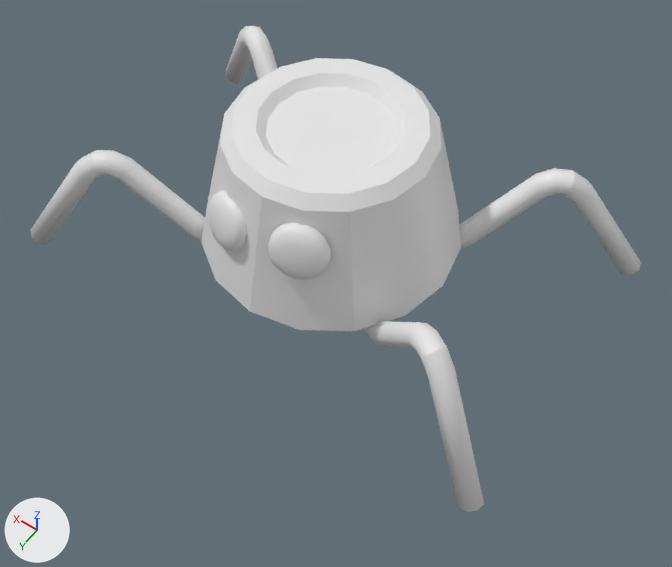
Before and after pictures for a commit that changed the FBX model Assets/carb.fbx.
One viewpoint serves both versions: a 50 mm lens placed at (-0.281, 0.387, 0.53), pointed at (-0.03, 0.036, -0.023). The lights are fixed; the arrows at lower left show +X, +Y and +Z. Where no turn or scale is listed for an object, it has been applied to the vertices.

In view in the first picture: 'back in L', 'back in R', 'back out L', 'back out R', 'body', 'eye L', 'eye R', 'front in L', 'front in R', 'front out L', 'front out R'.
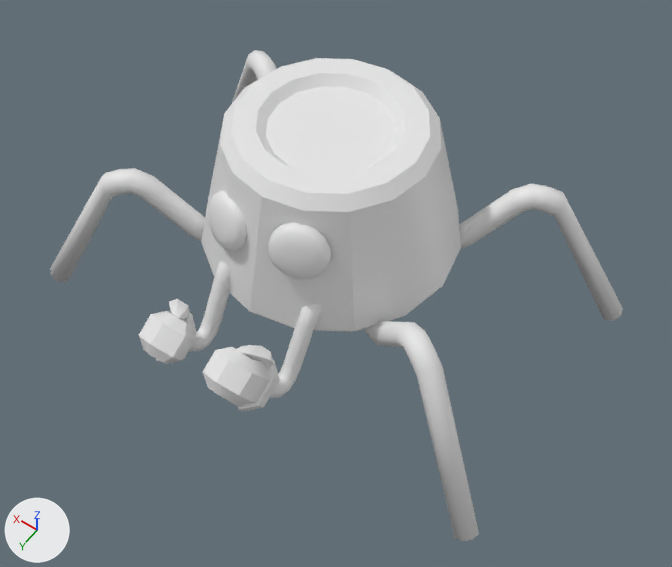
Diff of the bpy script that builds the scene:
```diff
--- a/Assets/carb.fbx.py
+++ b/Assets/carb.fbx.py
@@ me_cylinder_018 @@
-me_cylinder_018.from_pydata(...)  # 79 vertices, 72 faces; spans x -0.0338..0.0568, y -0.0233..0.0379, z -0.0213..0.0662
+me_cylinder_018.from_pydata(...)  # 88 vertices, 88 faces; spans x -0.0338..0.1168, y -0.0233..0.0662, z -0.09..0.0493
+# me_cylinder_018 part 1
+# 8 vertices are removed from x 0.0465..0.0568, y 0.0218..0.0379, z 0.0479..0.0654
+# 8 faces are deleted
+# 24 vertices move from x 0.0286..0.0522, y 0.0124..0.0355, z 0.0445..0.0662 to x 0.0165..0.0442, y 0.0055..0.0308, z 0.0276..0.0493
+# 17 vertices are added at x 0.0443..0.1168, y 0.0207..0.0662, z -0.09..0.0425
+# 24 new faces join them
@@ ob_back_in_r @@
-ob_back_in_r = bpy.data.objects.new('back in R', me_cylinder_019)
@@ ob_front_out_r @@
-ob_front_out_r = bpy.data.objects.new('front out R', me_cylinder_014)
@@ ob_back_out_r @@
-ob_back_out_r = bpy.data.objects.new('back out R', me_cylinder_015)
@@ ob_front_in_l @@
-ob_front_in_l = bpy.data.objects.new('front in L', me_cylinder_013)
@@ ob_back_out_l @@
-ob_back_out_l = bpy.data.objects.new('back out L', me_cylinder_016)
@@ ob_front_out_l @@
-ob_front_out_l = bpy.data.objects.new('front out L', me_cylinder_017)
@@ ob_back_in_l @@
-ob_back_in_l = bpy.data.objects.new('back in L', me_cylinder_020)
@@ ob_front_in_r_002 @@
+ob_front_in_r_002 = bpy.data.objects.new('front in R.002', me_cylinder_009)  # 88 vertices, 88 faces; spans x -0.301..-0.15, y -0.187..-0.098, z -0.09..0.049
+ob_front_in_r_002.location = (0.0921, 0.0604, -0.0084)
@@ ob_front_in_r_001 @@
+ob_front_in_r_001 = bpy.data.objects.new('front in R.001', me_cylinder_007)  # 88 vertices, 88 faces; spans x -0.034..0.117, y -0.187..-0.098, z -0.09..0.049
+ob_front_in_r_001.location = (0.0921, 0.0604, -0.0084)
@@ ob_left_arm @@
+ob_left_arm = bpy.data.objects.new('left arm', me_cylinder_005)  # 181 vertices, 173 faces; spans x -0.0459..-0.0099, y -0.0349..0.0627, z -0.0293..0.0478
+ob_left_arm.location = (-0.0065, 0.1119, -0.0203)
@@ ob_front_in_r_003 @@
+ob_front_in_r_003 = bpy.data.objects.new('front in R.003', me_cylinder_010)  # 88 vertices, 88 faces; spans x -0.301..-0.15, y -0.023..0.066, z -0.09..0.049
+ob_front_in_r_003.location = (0.0921, 0.0604, -0.0084)
@@ ob_right_arm @@
+ob_right_arm = bpy.data.objects.new('right arm', me_cylinder_006)  # 181 vertices, 173 faces; spans x 0.0127..0.0487, y -0.0318..0.0643, z -0.0293..0.0451
+ob_right_arm.location = (-0.0065, 0.1119, -0.0203)
```

Pixel boxes [x1, y1, x2, y2] of what changed, in the pictures (672 x 567 px):
'front in R.003', added: after [364, 321, 479, 541]
'front in R', reshaped (37% wider, 25% taller): before [92, 150, 205, 241]; after [50, 168, 205, 282]
'left arm', added: after [203, 304, 322, 411]
'front in R.002', added: after [459, 183, 623, 321]
'front out L', deleted: before [422, 347, 484, 512]
'right arm', added: after [139, 261, 230, 364]
'back in L', deleted: before [459, 168, 575, 248]
'back out L', deleted: before [565, 171, 641, 275]
'front out R', deleted: before [31, 150, 101, 244]
'front in L', deleted: before [364, 321, 447, 359]
'back in R', deleted: before [243, 26, 277, 79]
'front in R.001', added: after [232, 50, 277, 103]
'back out R', deleted: before [226, 26, 252, 83]
part 1 of me_cylinder_018, built on: before [92, 150, 155, 197]; after [50, 168, 155, 282]
